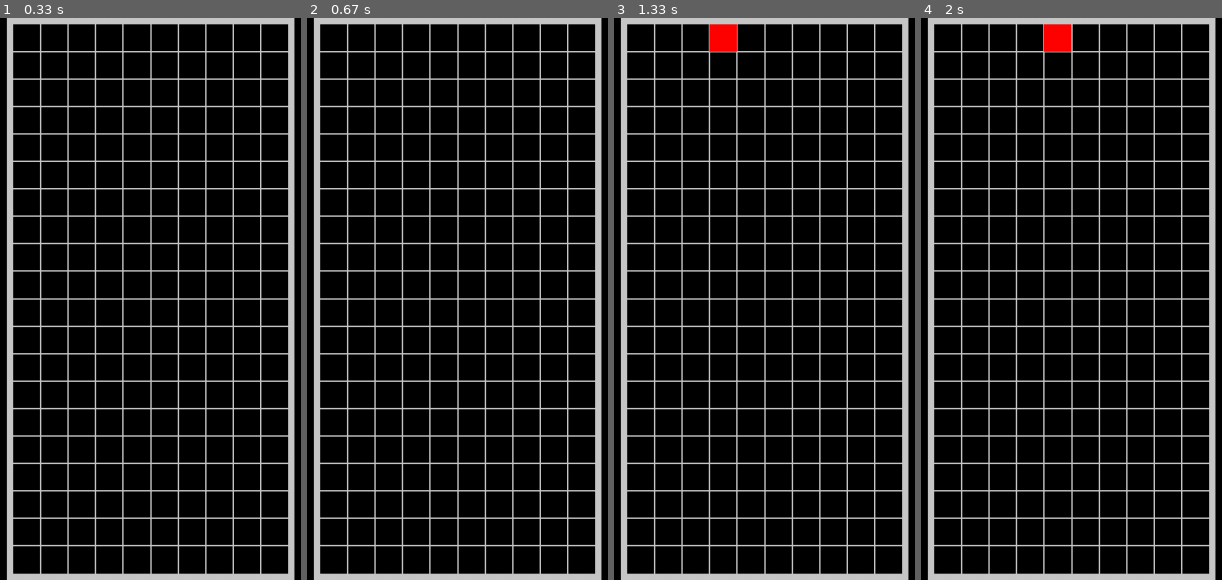
Above: before the commit, frames 1-4 (left to right).
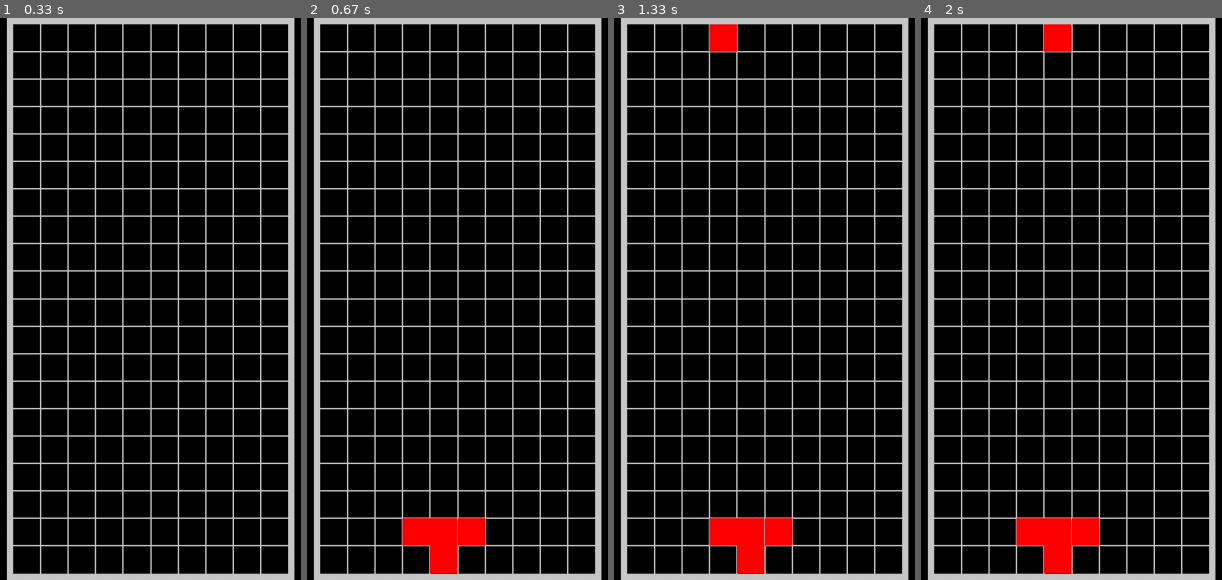
Above: after the commit, the same moments.

Repository: Hrothdel/Pygame-Tetris
Game: pygame game, started from main.py
The game is run twice, just before and just after one commit, with the same random seed, the same clock (stepped at 60 frames per second) and the same inputs.
Inputs:
- Up to frame 1 (0.33 s): no input
- Up to frame 2 (0.67 s): tap Space at 0.33 s
- Up to frame 3 (1.33 s): tap S at 0.67 s; tap Left at 1 s
- Up to frame 4 (2 s): tap D at 1.83 s

Frame 1 is identical in both runs. In frame 2, 1.8% of the frame differs, in the area x 31-60%, y 88-99%; in frame 3, 1.8%; in frame 4, 1.8%.

Commit message:
Add dropping pieces

Diff:
--- a/services.py
+++ b/services.py
@@ -107,6 +107,12 @@
     def moveDown(self):
         self.__movePiece(0, 1)
 
+    def dropPiece(self):
+        piece = self.__controlled_piece
+
+        while piece == self.__controlled_piece:
+            self.__movePiece(0, 1)
+
     def rotateClockwise(self):
         piece = self.__controlled_piece
 
--- a/ui.py
+++ b/ui.py
@@ -30,6 +30,7 @@
             pygame.K_w: self.__service.rotateClockwise,
             pygame.K_k: self.__service.rotateClockwise,
             pygame.K_q: self.__service.rotateCounterclockwise,
+            pygame.K_SPACE: self.__service.dropPiece,
         }
 
     def __quit(self):
